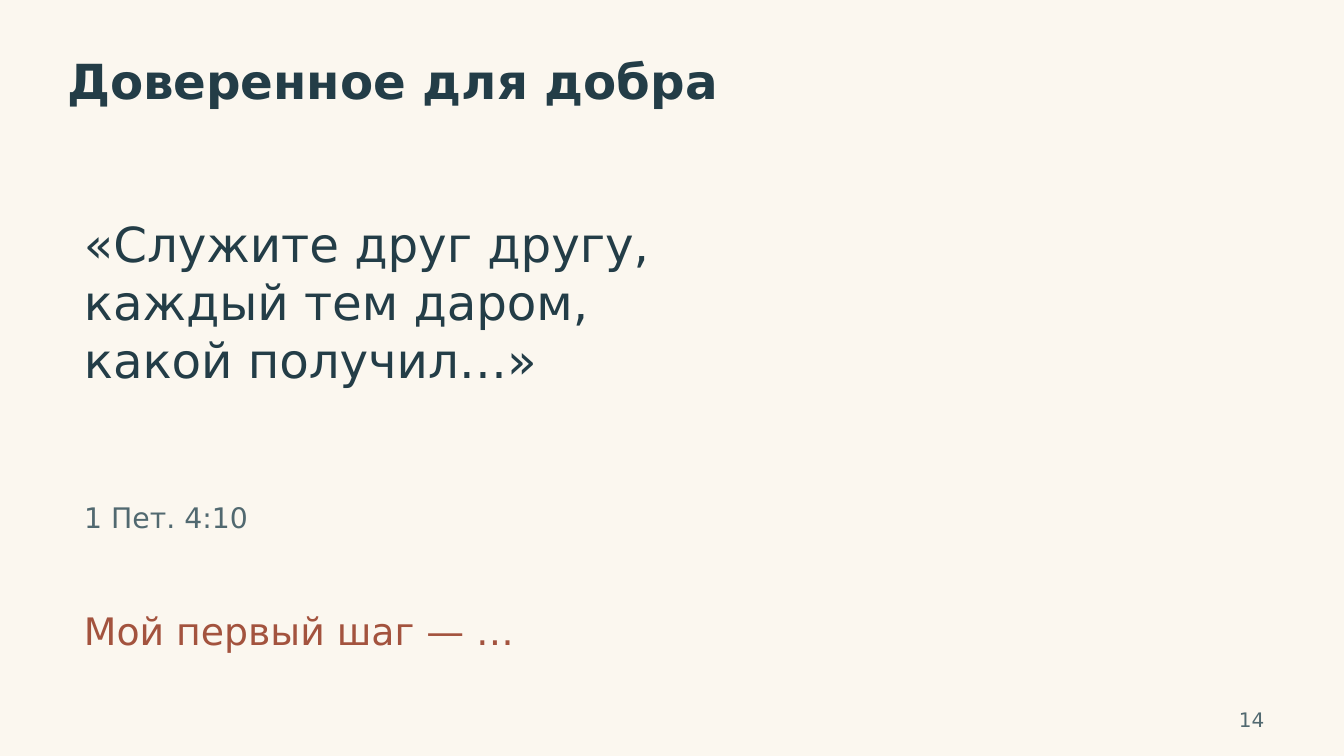
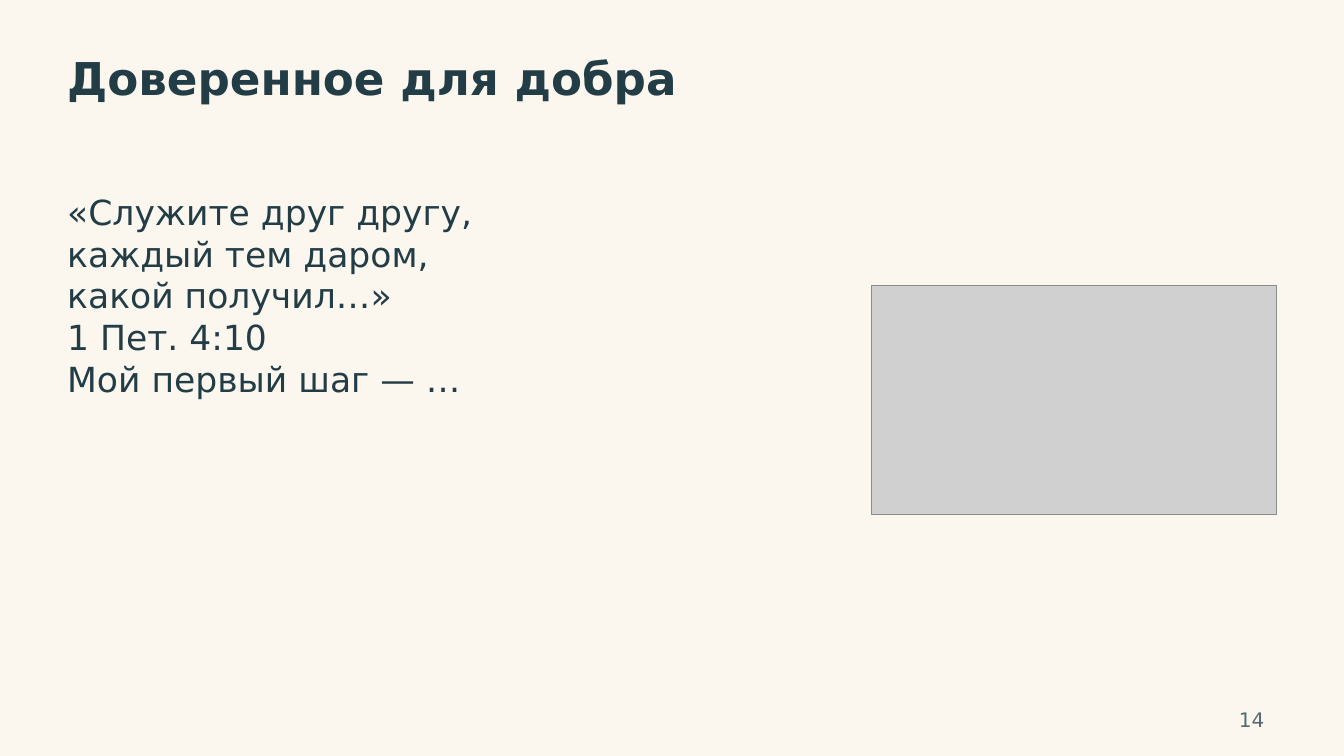
Before and after one commit to VAtapin/lessons, a slide deck: slide 14 of assets/lessons/chto-delat-so-svoim-talantom/Talant_Prezentaciya.pptx. Drawn at 1344x756 pixels with LibreOffice and Linux fonts; fonts in the diff are those of the drawing; grey boxes stand for pictures. Boxes give left, top, right and bottom in pixels: in the first picture for what was removed or moved away, otherwise in the second. Text is boxed around its words. In the diff, an @@ line names an element or a change of style, - is before the commit and + after.

```diff
--- a/assets/lessons/chto-delat-so-svoim-talantom/Talant_Prezentaciya.pptx
+++ b/assets/lessons/chto-delat-so-svoim-talantom/Talant_Prezentaciya.pptx
@@ text "Доверенное для добра" at bbox=[67, 59, 677, 105]: size 34.5 to 32.2 pt @@
@@ text at bbox=[67, 199, 472, 316]: size 34.5 to 24.8 pt in "«Служите друг другу,", "каждый тем даром,", "какой получил…»" @@
@@ text "«Служите друг другу,": place and size @@
-text "«Служите друг другу," at bbox=[84, 226, 649, 388]
+text "«Служите друг другу," at bbox=[67, 199, 472, 399]
@@ picture added at bbox=[872, 286, 1277, 514] @@
@@ text at bbox=[67, 324, 369, 399]: paragraphs added @@
+1 Пет. 4:10
+Мой первый шаг — …
@@ text removed at bbox=[84, 507, 248, 529] @@
-1 Пет. 4:10
@@ text removed at bbox=[84, 616, 415, 653] @@
-Мой первый шаг — …
```
Also in this commit, not shown: 8 other slides changed, 45 other files.
